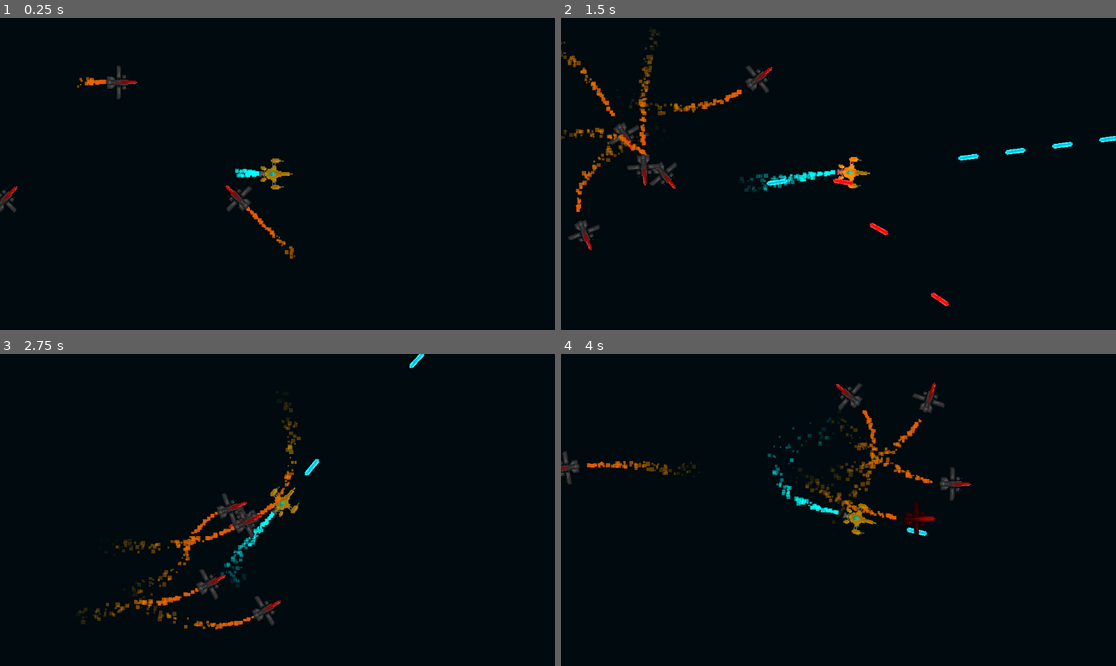
Above: before the commit, frames 1-4 (two rows, left to right).
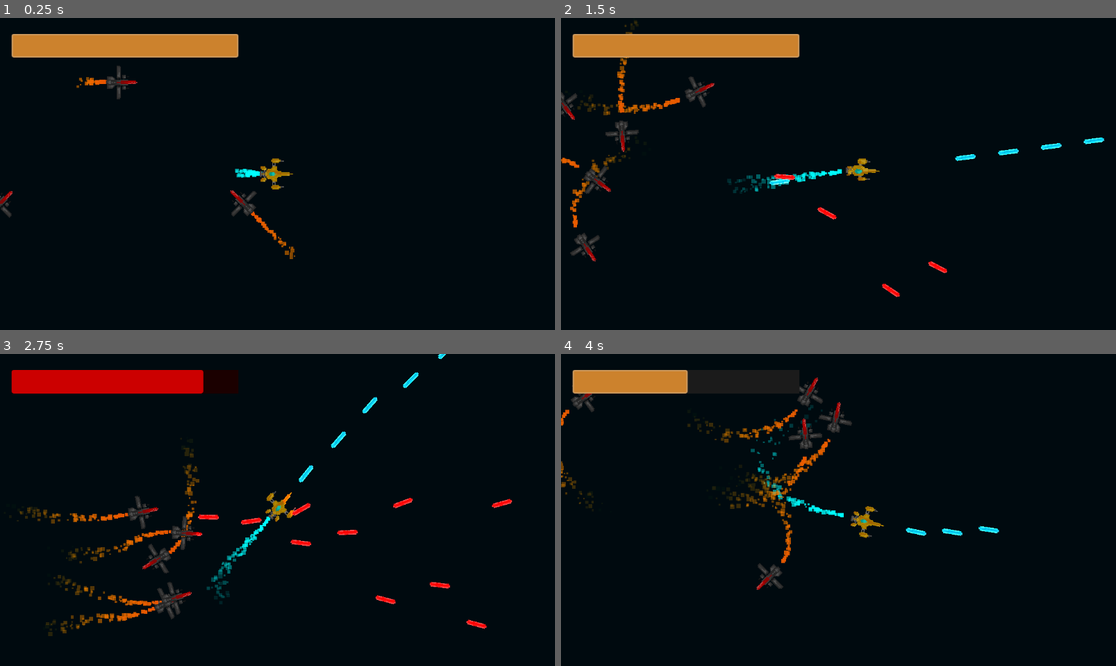
Above: after the commit, the same moments.

Repository: asherfeinstein/unnamed-space-ship-game
Game: Godot game, scene res://game.tscn
Two runs of this game, one before a commit and one after it. Both use one fixed random seed, a clock stepped at 60 frames per second and the inputs below.
Inputs (mouse positions are in pixels of both pictures, inside the frame that each line leads up to):
- Up to frame 1 (0.25 s): no input
- Up to frame 2 (1.5 s): move the mouse to (960, 158) at 0.52 s; press the mouse at (960, 158) at 0.53 s; move the mouse to (727, 189) at 1.27 s; release the mouse at (727, 189) at 1.28 s; click (727, 189) at 1.35 s
- Up to frame 3 (2.75 s): move the mouse to (333, 441) at 2.02 s; press the mouse at (333, 441) at 2.03 s
- Up to frame 4 (4 s): move the mouse to (810, 572) at 2.77 s; release the mouse at (810, 572) at 2.78 s; click (810, 572) at 2.85 s; move the mouse to (1005, 556) at 3.52 s; press the mouse at (1005, 556) at 3.53 s

The runs differ from the first frame. In frame 1, 3.6% of the frame differs, in the area x 0-54%, y 5-78%; in frame 2, 7.8%; in frame 3, 8.8%, in the area x 2-93%, y 0-91%; in frame 4, 8.5%.

Commit message:
Added health bar
the player now has a health bar (though nothing yet happens when it runs out) also fixed a bug where enemies could keep firing briefly after dead.

Diff:
--- a/bullet/bullet.gd
+++ b/bullet/bullet.gd
@@ -42,6 +42,8 @@
 
 func _on_hit_area_body_entered(body: Node2D) -> void:
 	$DestroyInTimer.start()
+	if bulletType == "enemy":
+		get_parent().playerHealth -= 1
 
 func _on_destroy_in_timer_timeout() -> void:
 	queue_free()
--- a/enemy ship/enemy.gd
+++ b/enemy ship/enemy.gd
@@ -6,7 +6,7 @@
 @onready var bullet = preload("res://bullet/bullet.tscn")
 var playerInRange = false
 
-@export var SPEED = 600
+@export var SPEED = 500
 
 @onready var enemyHealth = 10
 @onready var notCurrentlyDead = true
@@ -19,6 +19,7 @@
 	$EnemySprite.modulate = Color(1.0, 1.0, 1.0)
 	$Collision.set_deferred("disabled",false)
 	$AreaHit/AreaHitCollision.set_deferred("disabled",false)
+	$FireBulletArea/CollisionPolygon2D.set_deferred("disabled",false)
 	get_goal_point(Vector2.ZERO)
 	$UpdateGoalPointTimer.start()
 	$AttemptShot.start()
@@ -48,6 +49,7 @@
 		$"engine particles".emitting = false
 		$Collision.set_deferred("disabled",true)
 		$AreaHit/AreaHitCollision.set_deferred("disabled",true)
+		$FireBulletArea/CollisionPolygon2D.set_deferred("disabled",true)
 		notCurrentlyDead = false
 		enemyJustDied.emit()
 		$EnemySprite.modulate = Color(1.0, 1.0, 1.0)
--- a/game.gd
+++ b/game.gd
@@ -1,9 +1,14 @@
 extends Node2D
 
+@export var playerHealth = 30.0
+
+@onready var healthBar = $CanvasLayer/HealthBar
 var enemy = preload("res://enemy ship/enemy.tscn")
 
 #Used by Enemyies
 var playerPosition
+
+var activateScreenshake = true
 
 func _ready():
 	placeEnemy(0,0)
@@ -15,7 +20,22 @@
 func _physics_process(delta: float):
 	#Enemies use this for "pathfinding"
 	playerPosition = $player.global_position
-
+	#code that makes player healthbar smooth/ healthbar logic
+	if playerHealth != healthBar.value:
+		#activates screenshake
+		if activateScreenshake:
+			$player/playerCamera.shakeScreen = true
+		activateScreenshake = false
+		healthBar.self_modulate = Color(1.0, 0.0, 0.0)
+		if playerHealth < healthBar.value:
+			healthBar.value = healthBar.value - (healthBar.value - playerHealth)/3
+		elif playerHealth > healthBar.value:
+			healthBar.value = healthBar.value + (playerHealth - healthBar.value)/3
+		if abs(playerHealth - healthBar.value) < 0.2:
+			healthBar.value = playerHealth
+	else:
+		activateScreenshake = true
+		healthBar.self_modulate = Color(1.0, 1.0, 1.0)
 func placeEnemy(x,y):
 	#spawns enemy at given cords
 	var loadedEnemy = enemy.instantiate()
--- a/game.tscn
+++ b/game.tscn
@@ -1,7 +1,22 @@
-[gd_scene load_steps=4 format=3 uid="uid://dlw2gkdgh70a6"]
+[gd_scene load_steps=6 format=3 uid="uid://dlw2gkdgh70a6"]
 
 [ext_resource type="PackedScene" uid="uid://tscwl54jyc5p" path="res://player/player.tscn" id="1_80nbo"]
 [ext_resource type="Script" uid="uid://cultah0xg8a7s" path="res://game.gd" id="1_e2o6t"]
+
+[sub_resource type="StyleBoxFlat" id="StyleBoxFlat_e2o6t"]
+bg_color = Color(0.10748, 0.10748, 0.10748, 1)
+
+[sub_resource type="StyleBoxFlat" id="StyleBoxFlat_feb5d"]
+bg_color = Color(0.8, 0.509, 0.176, 1)
+border_width_left = 3
+border_width_top = 3
+border_width_right = 3
+border_width_bottom = 3
+border_color = Color(0.8, 0.590933, 0.352, 1)
+corner_radius_top_left = 4
+corner_radius_top_right = 4
+corner_radius_bottom_right = 4
+corner_radius_bottom_left = 4
 
 [sub_resource type="Environment" id="Environment_e2o6t"]
 background_mode = 3
@@ -13,6 +28,19 @@
 [node name="game" type="Node2D"]
 script = ExtResource("1_e2o6t")
 
+[node name="CanvasLayer" type="CanvasLayer" parent="."]
+
+[node name="HealthBar" type="ProgressBar" parent="CanvasLayer"]
+offset_left = 24.0
+offset_top = 33.0
+offset_right = 495.0
+offset_bottom = 82.0
+theme_override_styles/background = SubResource("StyleBoxFlat_e2o6t")
+theme_override_styles/fill = SubResource("StyleBoxFlat_feb5d")
+max_value = 30.0
+value = 30.0
+show_percentage = false
+
 [node name="player" parent="." instance=ExtResource("1_80nbo")]
 position = Vector2(538, 319)
 
--- a/player/player.gd
+++ b/player/player.gd
@@ -3,6 +3,9 @@
 var mouseDirection = Vector2.ZERO
 var speed = 100
 var canFire = true
+
+#used for sprite animation
+var neededChangeInDirection = 0
 
 @onready var bullet = preload("res://bullet/bullet.tscn")
 
@@ -11,8 +14,9 @@
 	#movement code
 	#direction to mouse
 	mouseDirection = global_position.direction_to(get_global_mouse_position())
+	neededChangeInDirection = rad_to_deg(mouseDirection.angle()) - rad_to_deg(currentDirection.angle())
 	#distance to mouse
-	speed = (get_global_mouse_position() - global_position).length()
+	speed = (get_global_mouse_position() - global_position).length() * 1.5
 	currentDirection = currentDirection.lerp(mouseDirection, delta * 10)
 	if speed > 1200:
 		speed = 1200
@@ -28,6 +32,6 @@
 		add_sibling(newBullet)
 	#looks at current direction
 	look_at(global_position + currentDirection)
-
+"res://"
 func _on_bullet_timer_timeout() -> void:
 	canFire = true
--- a/player/player.tscn
+++ b/player/player.tscn
@@ -1,8 +1,9 @@
-[gd_scene load_steps=6 format=3 uid="uid://tscwl54jyc5p"]
+[gd_scene load_steps=13 format=3 uid="uid://tscwl54jyc5p"]
 
 [ext_resource type="Script" uid="uid://bwau1lgs0poan" path="res://player/player.gd" id="1_onrkg"]
 [ext_resource type="Script" uid="uid://muxoy1a80ytq" path="res://player/camerashake.gd" id="2_g1dw6"]
-[ext_resource type="Texture2D" uid="uid://gn4vxl0uxa1s" path="res://player/basic spaceship.png" id="2_rkbax"]
+[ext_resource type="Texture2D" uid="uid://dakljkri48oyk" path="res://player/basic spaceship rotate.png" id="3_g1dw6"]
+[ext_resource type="Script" uid="uid://c6k4ppr78xlsj" path="res://player/playerShipRotation.gd" id="4_yw30f"]
 
 [sub_resource type="Gradient" id="Gradient_rkbax"]
 offsets = PackedFloat32Array(0, 0.993333)
@@ -11,6 +12,49 @@
 [sub_resource type="CapsuleShape2D" id="CapsuleShape2D_onrkg"]
 radius = 61.0
 height = 126.0
+
+[sub_resource type="AtlasTexture" id="AtlasTexture_yw30f"]
+atlas = ExtResource("3_g1dw6")
+region = Rect2(0, 0, 32, 32)
+
+[sub_resource type="AtlasTexture" id="AtlasTexture_qjkh3"]
+atlas = ExtResource("3_g1dw6")
+region = Rect2(32, 0, 32, 32)
+
+[sub_resource type="AtlasTexture" id="AtlasTexture_g6k8r"]
+atlas = ExtResource("3_g1dw6")
+region = Rect2(0, 32, 32, 32)
+
+[sub_resource type="AtlasTexture" id="AtlasTexture_boad6"]
+atlas = ExtResource("3_g1dw6")
+region = Rect2(32, 32, 32, 32)
+
+[sub_resource type="AtlasTexture" id="AtlasTexture_rgyib"]
+atlas = ExtResource("3_g1dw6")
+region = Rect2(0, 64, 32, 32)
+
+[sub_resource type="SpriteFrames" id="SpriteFrames_hg6s5"]
+animations = [{
+"frames": [{
+"duration": 1.0,
+"texture": SubResource("AtlasTexture_yw30f")
+}, {
+"duration": 1.0,
+"texture": SubResource("AtlasTexture_qjkh3")
+}, {
+"duration": 1.0,
+"texture": SubResource("AtlasTexture_g6k8r")
+}, {
+"duration": 1.0,
+"texture": SubResource("AtlasTexture_boad6")
+}, {
+"duration": 1.0,
+"texture": SubResource("AtlasTexture_rgyib")
+}],
+"loop": true,
+"name": &"default",
+"speed": 5.0
+}]
 
 [node name="player" type="CharacterBody2D"]
 collision_mask = 0
@@ -41,18 +85,19 @@
 position_smoothing_enabled = true
 script = ExtResource("2_g1dw6")
 
-[node name="Sprite2D" type="Sprite2D" parent="."]
-texture_filter = 1
-position = Vector2(0, -2)
-rotation = 1.5708
-scale = Vector2(4, 4)
-texture = ExtResource("2_rkbax")
-
 [node name="CollisionShape2D" type="CollisionShape2D" parent="."]
 shape = SubResource("CapsuleShape2D_onrkg")
 
 [node name="bulletTimer" type="Timer" parent="."]
 wait_time = 0.09
 
+[node name="shipAnimationStorage" type="AnimatedSprite2D" parent="."]
+texture_filter = 1
+position = Vector2(0, -2)
+rotation = 1.5708
+scale = Vector2(4, 4)
+sprite_frames = SubResource("SpriteFrames_hg6s5")
+script = ExtResource("4_yw30f")
+
 [connection signal="finished" from="engine particles" to="engine particles" method="_on_finished"]
 [connection signal="timeout" from="bulletTimer" to="." method="_on_bullet_timer_timeout"]
--- /dev/null
+++ b/player/playerShipRotation.gd
@@ -0,0 +1,29 @@
+extends AnimatedSprite2D
+
+var distanceFromWantedAngle
+
+func _physics_process(delta: float):
+	distanceFromWantedAngle = get_parent().neededChangeInDirection
+	if -12 < distanceFromWantedAngle and distanceFromWantedAngle < 12:
+		if frame == 3 or frame == 1:
+			if -8 < distanceFromWantedAngle and distanceFromWantedAngle < 8:
+				frame = 0
+		else:
+			frame = 0
+	elif -16 < distanceFromWantedAngle and distanceFromWantedAngle < 16:
+		if frame == 2 or frame == 4:
+			if -14 < distanceFromWantedAngle and distanceFromWantedAngle < 14:
+				if distanceFromWantedAngle > 0:
+					frame = 3
+				else:
+					frame = 1
+		else:
+			if distanceFromWantedAngle > 0:
+				frame = 3
+			else:
+				frame = 1
+	else:
+		if distanceFromWantedAngle > 0:
+			frame = 4
+		else:
+			frame = 2
Binary file added: player/basic spaceship rotate.png
Not shown, added: player/basic spaceship rotate.png.import
Not shown, added: player/playerShipRotation.gd.uid
